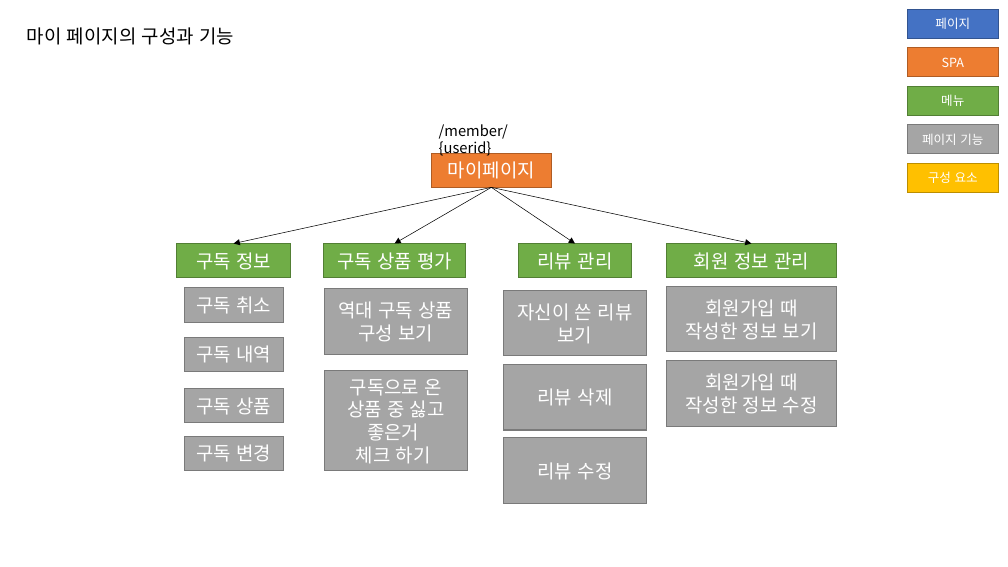
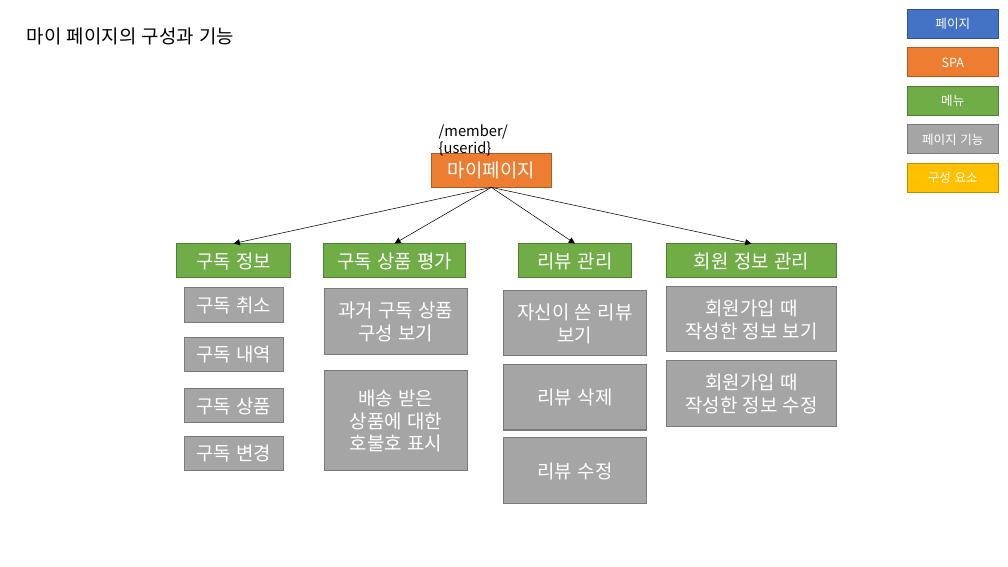
Before and after one commit to jihunz/HiSnack, a slide deck: slide 5 of document/ppt/Hi Snack! 페이지 구성.pptx. Drawn at 1008x567 pixels with LibreOffice and Linux fonts; fonts in the diff are those of the drawing. Boxes give left, top, right and bottom in pixels: in the first picture for what was removed or moved away, otherwise in the second. Text is boxed around its words. In the diff, an @@ line names an element or a change of style, - is before the commit and + after.

Commit message:
docs: 페이지 구성 ppt 수정(회원가입 페이지 접근 경로)

```diff
--- a/document/ppt/Hi Snack! 페이지 구성.pptx
+++ b/document/ppt/Hi Snack! 페이지 구성.pptx
@@ text in rectangle at (338, 301, 454, 342): text changed @@
-역대 구독 상품 구성 보기
+과거 구독 상품 구성 보기
@@ text in rectangle at (350, 389, 442, 451): text changed @@
-구독으로 온
-상품 중 싫고 좋은거
-체크 하기
+배송 받은 상품에 대한 호불호 표시
```
Also in this commit, not shown: 1 other slide changed.
